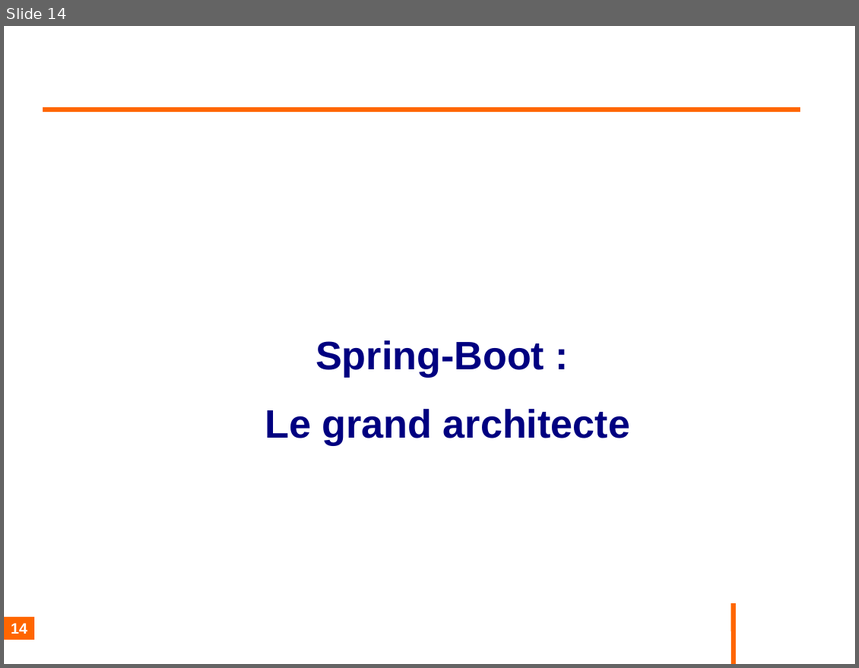
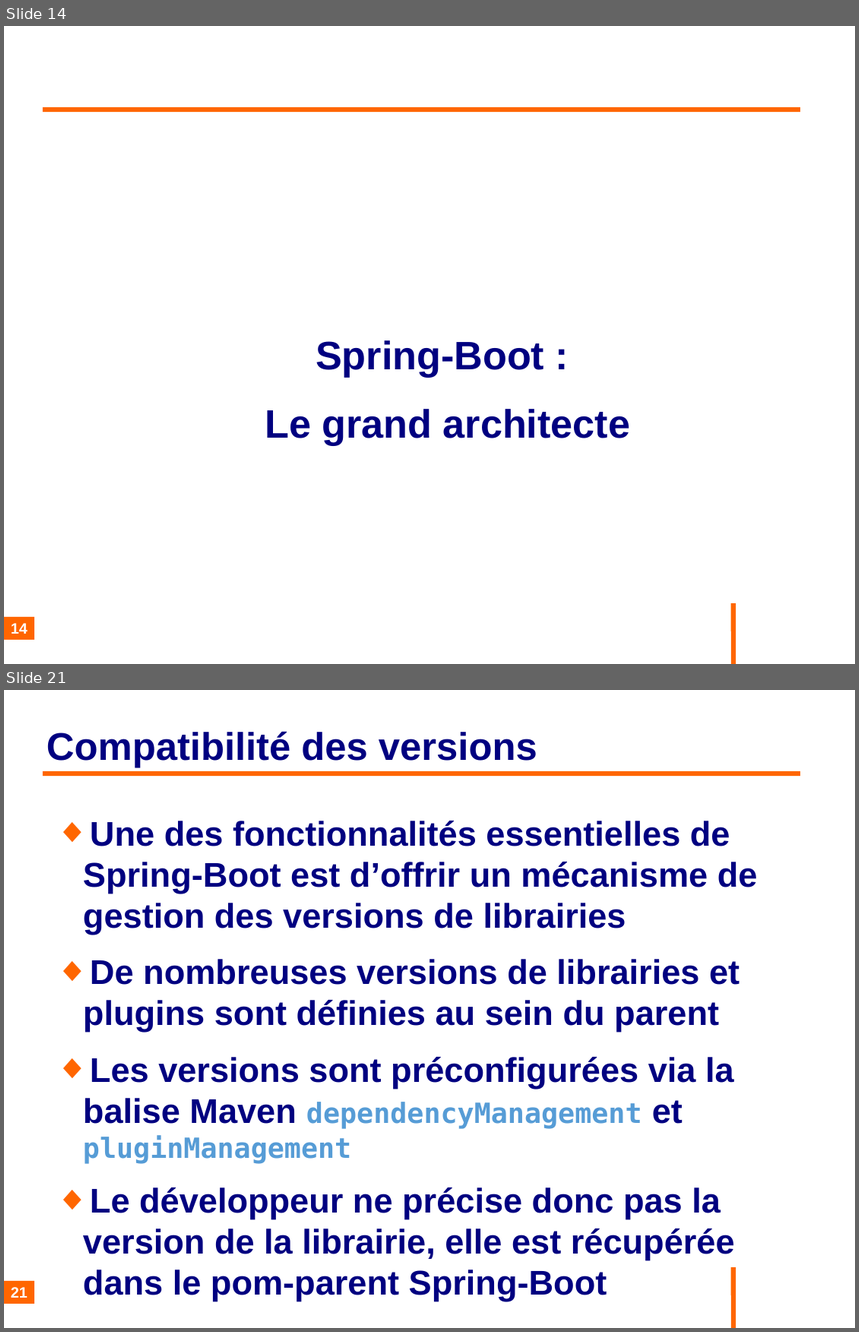
Before and after one commit to philphils/formation-spring-boot, a slide deck: Documentation/diapo_formation_spring_boot.odp. Shown one above the other, each under a label of ours: slide 14 before the commit, slides 14 and 21 after it; the slides between them are not shown. The pictures are 859x668 and 859x1332 pixels, drawn with LibreOffice and Linux fonts; fonts in the diff are those of the drawing; background and template pictures are left out. Boxes give left, top, right and bottom in pixels: in the first picture for what was removed or moved away, otherwise in the second. Text is boxed around its words. In the diff, an @@ line names an element or a change of style, - is before the commit and + after.

```diff
--- a/Documentation/diapo_formation_spring_boot.odp
+++ b/Documentation/diapo_formation_spring_boot.odp
@@ slide 21 added at box(4, 690, 855, 1328), background #FFFFFF; not listed: 1 template element that a slide beside it also shows @@
@@ title added at box(47, 731, 538, 768), 36 pt, text #000080, bold @@
+Compatibilité des versions
@@ line added from (43, 774) to (801, 774), #FF6600 4.54 pt @@
@@ text added at box(83, 821, 758, 1302), 32 pt, text #000080, bold @@
+◆ Une des fonctionnalités essentielles de Spring-Boot est d’offrir un mécanisme de gestion des versions de librairies
+◆ De nombreuses versions de librairies et plugins sont définies au sein du parent
+◆ Les versions sont préconfigurées via la balise Maven dependencyManagement et pluginManagement
+◆ Le développeur ne précise donc pas la version de la librairie, elle est récupérée dans le pom-parent Spring-Boot
@@ page number added at box(4, 1282, 34, 1305), fill #FF6600, 14 pt, text #FFFFFF, bold @@
+21
```
Also in this commit, not shown: 9 slides changed, 18 other slides added.
